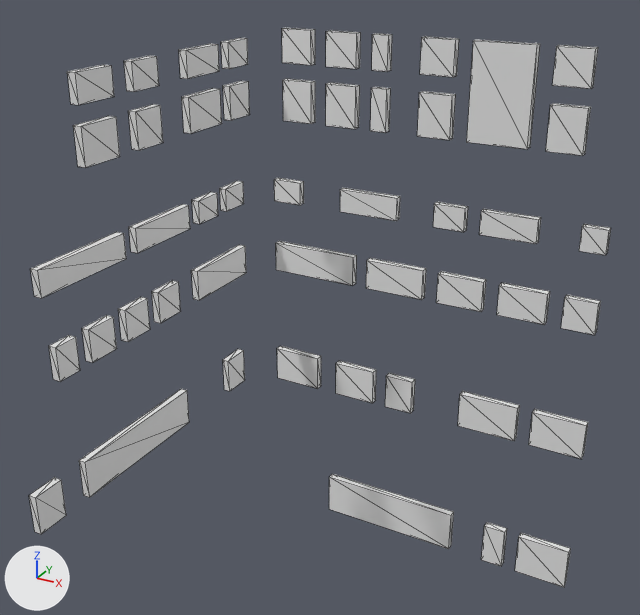
Two versions of the OBJ model Kakuto/Assets/Sprites/Background/City/Street4/Street4-1.obj, one commit apart.
Rendered twice from a camera (50 mm lens) standing at (4.28, -7.97, 4.86) and looking at (-0.24, 0.24, 0.75). Lighting does not change. The marker at lower left points along +X, +Y and +Z. Mesh edges are drawn as thin lines. Materials are left out; every surface is plain grey. Where no turn or scale is listed for an object, it has been applied to the vertices. Vertices at the same position are counted once.

The older version as bpy lines, for what is in view:
```python
me_untitled = bpy.data.meshes.new('Untitled')
me_untitled.from_pydata(...)  # 392 vertices, 588 faces; spans x -2.55..2.55, y -2.3..2.3, z -3.65..3.65
me_untitled.materials.append(mat_palette)
ob_untitled = bpy.data.objects.new('Untitled', me_untitled)
ob_untitled.location = (0.0, 0.0, 0.0)
```
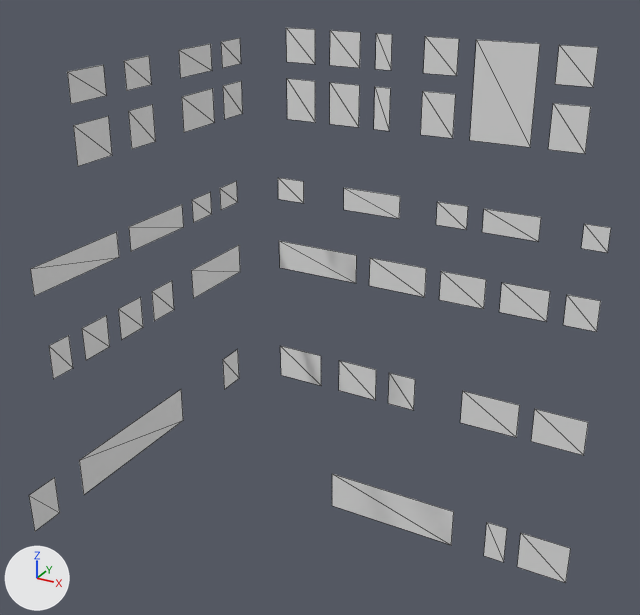
What changed in the scene script:
```text
Change me_untitled:
    used by ob_untitled; location = (0.0, 0.0, 0.0)
    remove me_untitled.from_pydata(...)  # 392 vertices, 588 faces; spans x -2.55..2.55, y -2.3..2.3, z -3.65..3.65
    add me_untitled.from_pydata(...)  # 196 vertices, 98 faces; spans x -2.55..2.55, y -2.3..2.3, z -3.65..3.65
    me_untitled part 1
    32 vertices are removed from x -2.45..2.55, y -2.3..2.2, z -1.55..-1.05
    80 faces are deleted
    me_untitled part 2
    152 vertices are removed from x -2.15..2.55, y -2.1..1.9, z 0.35..3.65
    380 faces are deleted
    me_untitled part 3
    12 vertices are removed from x -1.15..2.55, y 2.2, z -3.65..-3.05
    30 faces are deleted
```

Location of each change, [x1, y1, x2, y2] in pixels of the pictures (640 x 615 px):
'Untitled', reshaped
    before: [29, 28, 611, 587]
    after: [29, 28, 611, 583]
part 1 of me_untitled, deleted
    before: [29, 346, 588, 534]
part 2 of me_untitled, deleted
    before: [30, 28, 611, 382]
part 3 of me_untitled, deleted
    before: [329, 474, 571, 587]
